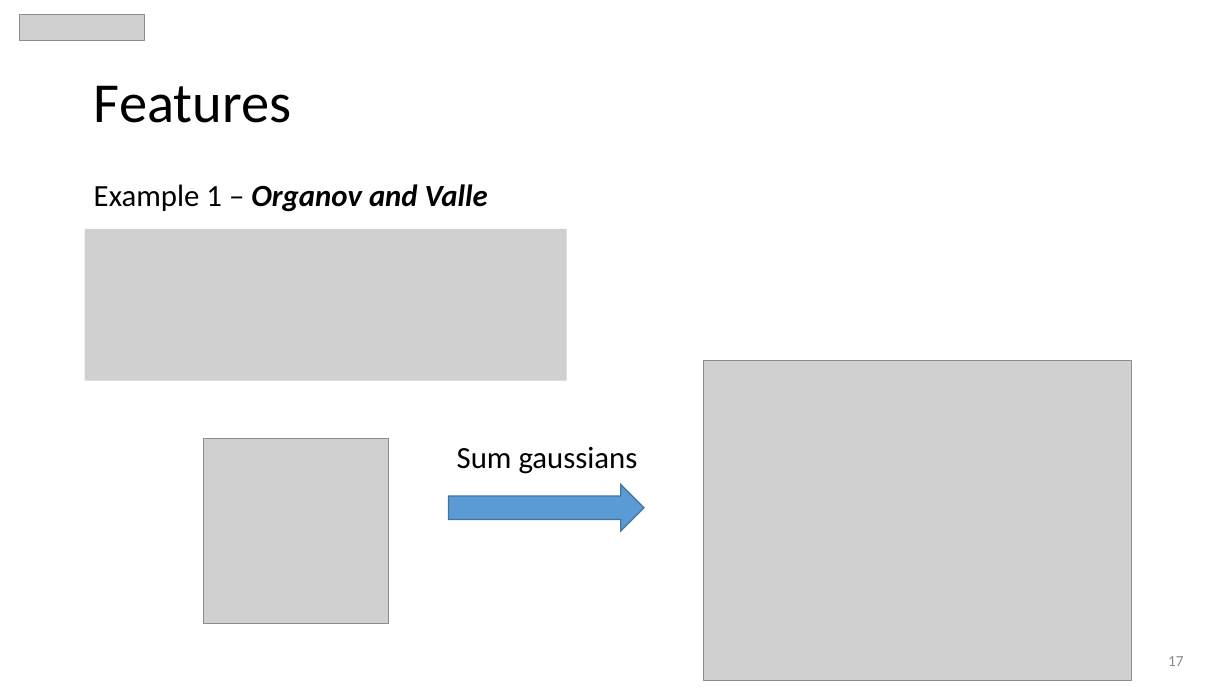
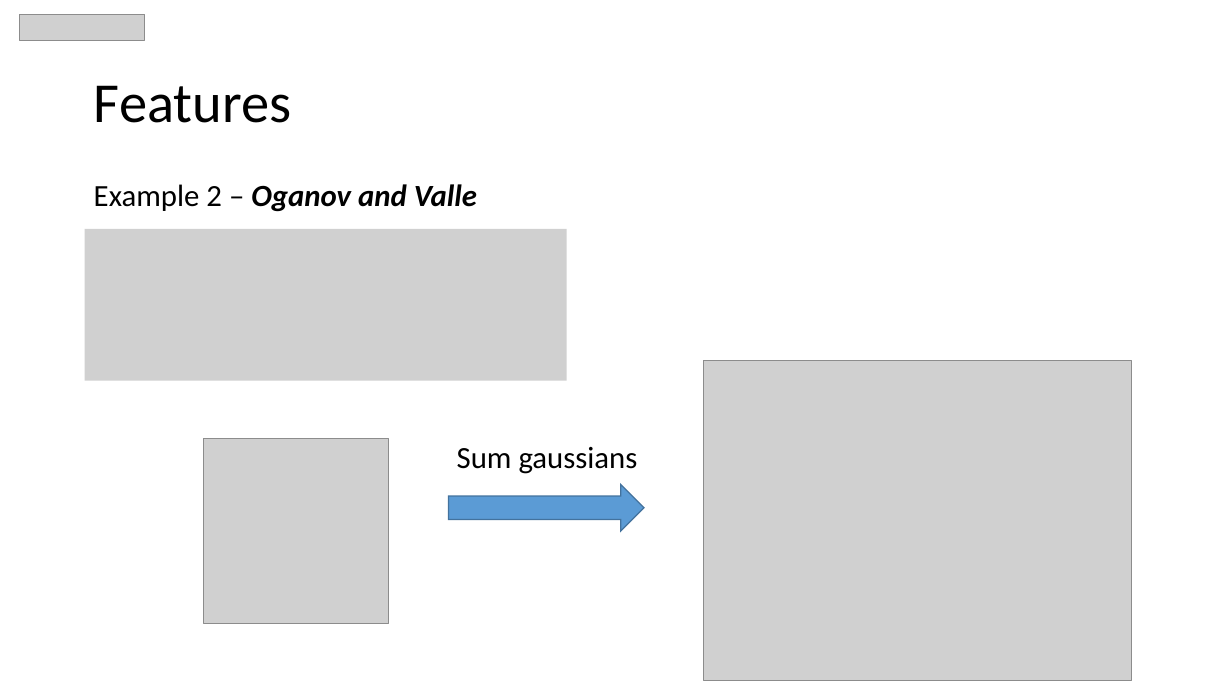
Before and after one commit to MaltheBisbo/learningForces, a slide deck: slide 20 of Presentations/2018-06-01-copenhagen.pptx (slide 17 before the commit). Drawn at 1232x693 pixels with LibreOffice and Linux fonts; fonts in the diff are those of the drawing; grey boxes stand for pictures. Boxes give left, top, right and bottom in pixels: in the first picture for what was removed or moved away, otherwise in the second. Text is boxed around its words. In the diff, an @@ line names an element or a change of style, - is before the commit and + after.

```diff
--- a/Presentations/2018-06-01-copenhagen.pptx
+++ b/Presentations/2018-06-01-copenhagen.pptx
@@ text at [94,184,477,212]: text changed @@
-Example 1 – Organov and Valle
+Example 2 – Oganov and Valle
@@ page number removed at [1168,656,1184,666] @@
-17
```
Also in this commit, not shown: 41 other slides changed, 3 slides added, 4 other files.
